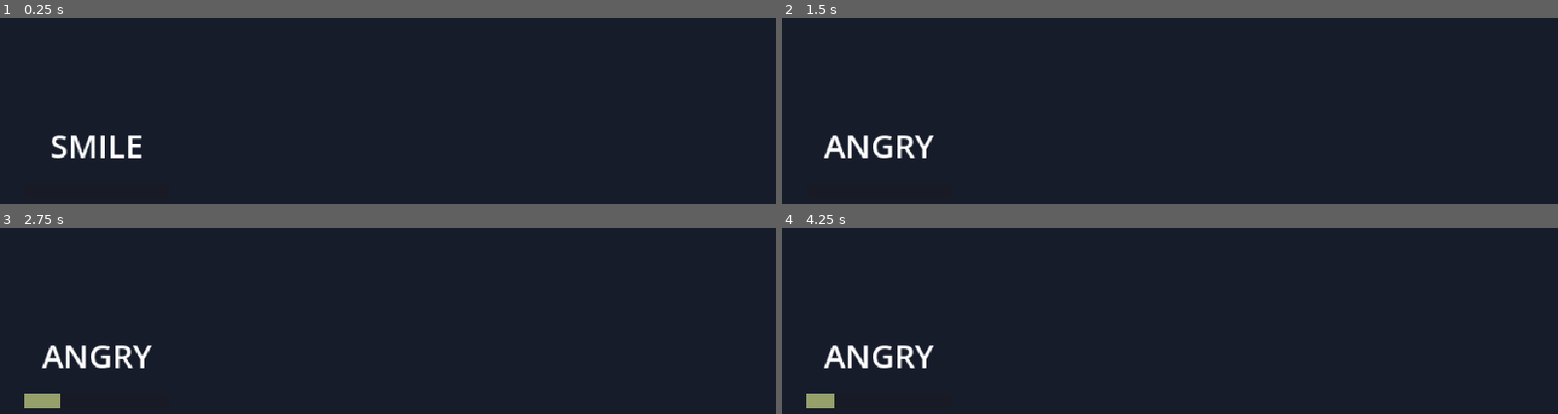
Above: before the commit, frames 1-4 (two rows, left to right).
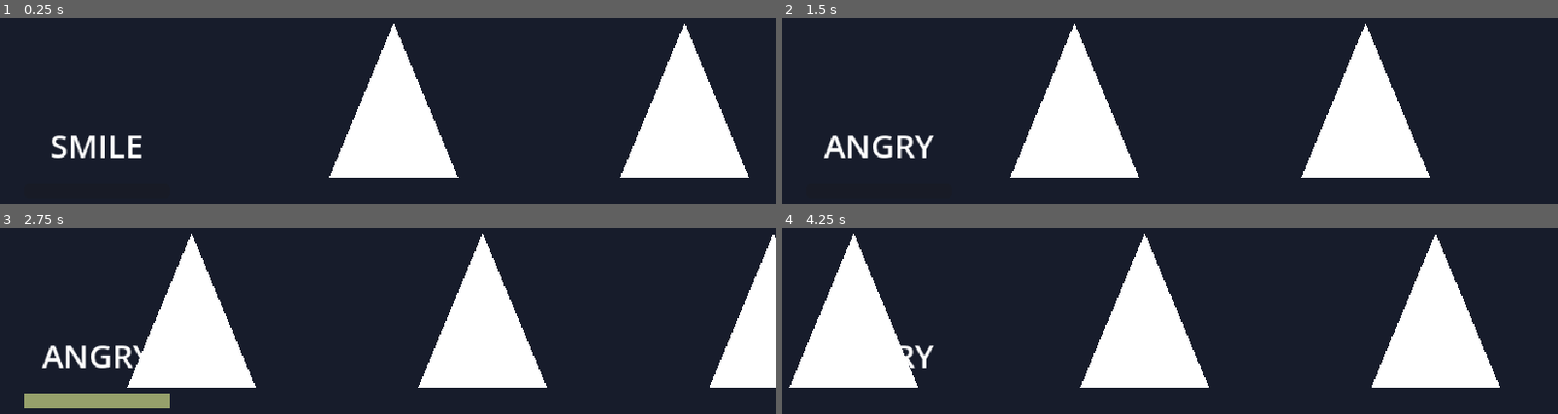
Above: after the commit, the same moments.

Repository: Middovaar/DeepGames-III
Game: Godot game, scene res://Scenes/game.tscn
Same seed, same stepped clock (60 frames per second), same inputs: the game is played once before the commit and once after it.
Inputs:
- Up to frame 1 (0.25 s): no input
- Up to frame 2 (1.5 s): tap Enter at 0.5 s; hold Right (emoji_right) 0.53-1.28 s; hold Down (emoji_angry) 0.53-1.28 s; hold Left (emoji_left) from 1.28 s (still down); tap Down (emoji_angry) at 1.35 s
- Up to frame 3 (2.75 s): release Left (emoji_left) at 2.03 s; hold Right (emoji_right) from 2.03 s (still down); hold Down (emoji_angry) from 2.03 s (still down)
- Up to frame 4 (4.25 s): release Right (emoji_right) at 2.78 s; release Down (emoji_angry) at 2.78 s; hold Up (arrow_up) 2.78-3.53 s; tap Down (emoji_angry) at 2.85 s; hold Left (emoji_left) from 3.53 s (still down); hold Down (emoji_angry) from 3.53 s (still down)

The runs differ from the first frame. In frame 1, 14% of the frame differs, in the area x 42-97%, y 3-86%; in frame 2, 14%; in frame 3, 19%; in frame 4, 21%, in the area x 0-93%, y 3-97%.

Commit message:
modified the spotlight shape and speed

Diff:
--- a/Scenes/game.tscn
+++ b/Scenes/game.tscn
@@ -7,18 +7,23 @@
 
 [node name="Spotlight" parent="." unique_id=1004720547 instance=ExtResource("2_wrm1d")]
 position = Vector2(512, 256)
+speed = 100.0
 
 [node name="Spotlight2" parent="." unique_id=2024161860 instance=ExtResource("2_wrm1d")]
-position = Vector2(768, 256)
+position = Vector2(872, 256)
+speed = 100.0
 
 [node name="Spotlight3" parent="." unique_id=1923524871 instance=ExtResource("2_wrm1d")]
-position = Vector2(1024, 256)
+position = Vector2(1232, 256)
+speed = 100.0
 
 [node name="Spotlight4" parent="." unique_id=668635469 instance=ExtResource("2_wrm1d")]
-position = Vector2(1280, 256)
+position = Vector2(1592, 256)
+speed = 100.0
 
 [node name="Spotlight5" parent="." unique_id=611538050 instance=ExtResource("2_wrm1d")]
-position = Vector2(1536, 256)
+position = Vector2(1952, 256)
+speed = 100.0
 
 [node name="Player" parent="." unique_id=1608736898 instance=ExtResource("2_qxrlw")]
 position = Vector2(120, 440)
--- a/Scenes/spotlight.tscn
+++ b/Scenes/spotlight.tscn
@@ -1,29 +1,27 @@
 [gd_scene format=3 uid="uid://e7be31nl3ter"]
 
-[ext_resource type="Script" uid="uid://6eeeicxyi3pa" path="res://Scripts/spotlight.gd" id="1_p754v"]
+[ext_resource type="Script" path="res://Scripts/spotlight.gd" id="1_p754v"]
 
 [sub_resource type="CircleShape2D" id="CircleShape2D_p754v"]
 radius = 16.0
 
-[sub_resource type="RectangleShape2D" id="RectangleShape2D_spmcn"]
-size = Vector2(20, 192)
-
-[node name="Spotlight" type="CharacterBody2D"]
+[node name="Spotlight" type="CharacterBody2D" unique_id=2100227464]
 collision_mask = 0
 script = ExtResource("1_p754v")
 
-[node name="CollisionShape2D" type="CollisionShape2D" parent="."]
+[node name="CollisionShape2D" type="CollisionShape2D" parent="." unique_id=831364627]
 shape = SubResource("CircleShape2D_p754v")
 
-[node name="SpotlightArea" type="Area2D" parent="."]
+[node name="SpotlightArea" type="Area2D" parent="." unique_id=2113918135]
 collision_mask = 2
 
-[node name="CollisionShape2D" type="CollisionShape2D" parent="SpotlightArea"]
-position = Vector2(0, 96)
-shape = SubResource("RectangleShape2D_spmcn")
-debug_color = Color(0.915411, 0.23147, 0.44931, 0.419608)
+[node name="Beam" type="Polygon2D" parent="SpotlightArea" unique_id=1141607647]
+polygon = PackedVector2Array(0, 0, -80, 192, 80, 192)
 
-[node name="Timer" type="Timer" parent="."]
+[node name="CollisionPolygon2D" type="CollisionPolygon2D" parent="SpotlightArea" unique_id=242494464]
+polygon = PackedVector2Array(0, 0, -80, 192, 80, 192)
+
+[node name="Timer" type="Timer" parent="." unique_id=170412843]
 one_shot = true
 
 [connection signal="area_entered" from="SpotlightArea" to="." method="_on_area_entered"]
--- a/Scripts/spotlight.gd
+++ b/Scripts/spotlight.gd
@@ -2,7 +2,7 @@
 @onready var timer: Timer = $Timer
 var input_listen: bool = false
 
-@export var speed : float = 10000
+@export var speed : float = 140
 @export var input_time: float = 3
 @export var player: Area2D
 
@@ -11,9 +11,9 @@
 
 func _process(delta: float) -> void:
 	# Move Spotlight to the left if passed
-	if SpotlightManager.MOVE: velocity.x = -(speed * delta)
-	else: velocity.x = 0
-	move_and_slide()
+	#if SpotlightManager.MOVE: velocity.x = -(speed * delta)
+	#else: velocity.x = 0
+	#move_and_slide()
 
 	# Awaiting player input during active timer
 	if input_listen:
@@ -27,7 +27,14 @@
 	#if position < SpotlightManager.VECTOR_DESPAWN:
 	#	position = SpotlightManager.VECTOR_SPAWN
 	#endregion
+func _physics_process(_delta: float) -> void:
+	# Move at a fixed speed measured in pixels per second.
+	if SpotlightManager.MOVE:
+		velocity.x = -speed
+	else:
+		velocity.x = 0.0
 
+	move_and_slide()
 func _on_area_entered(area: Area2D) -> void:
 	SpotlightManager.MOVE = false
 	input_listen = true
